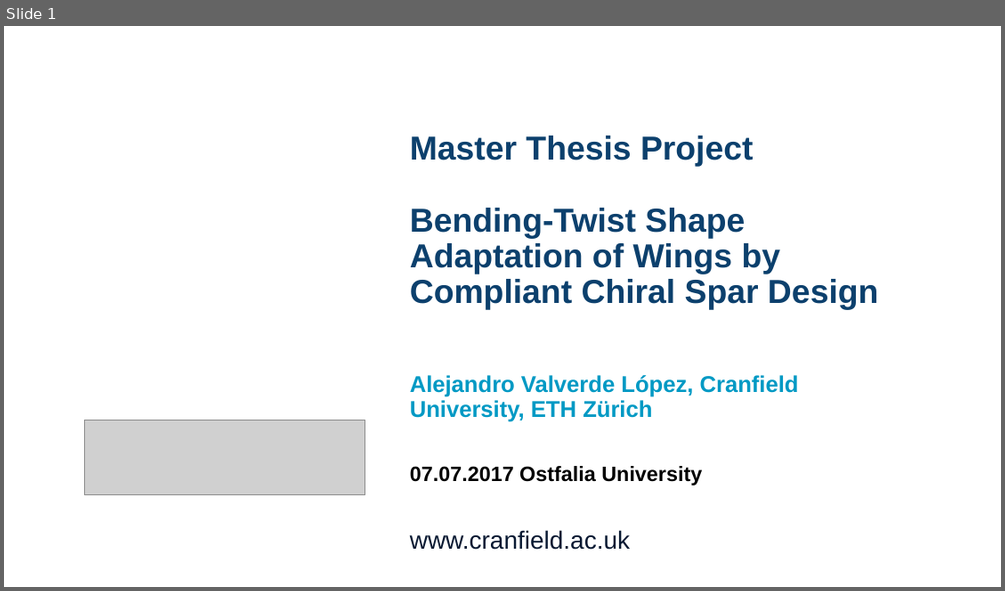
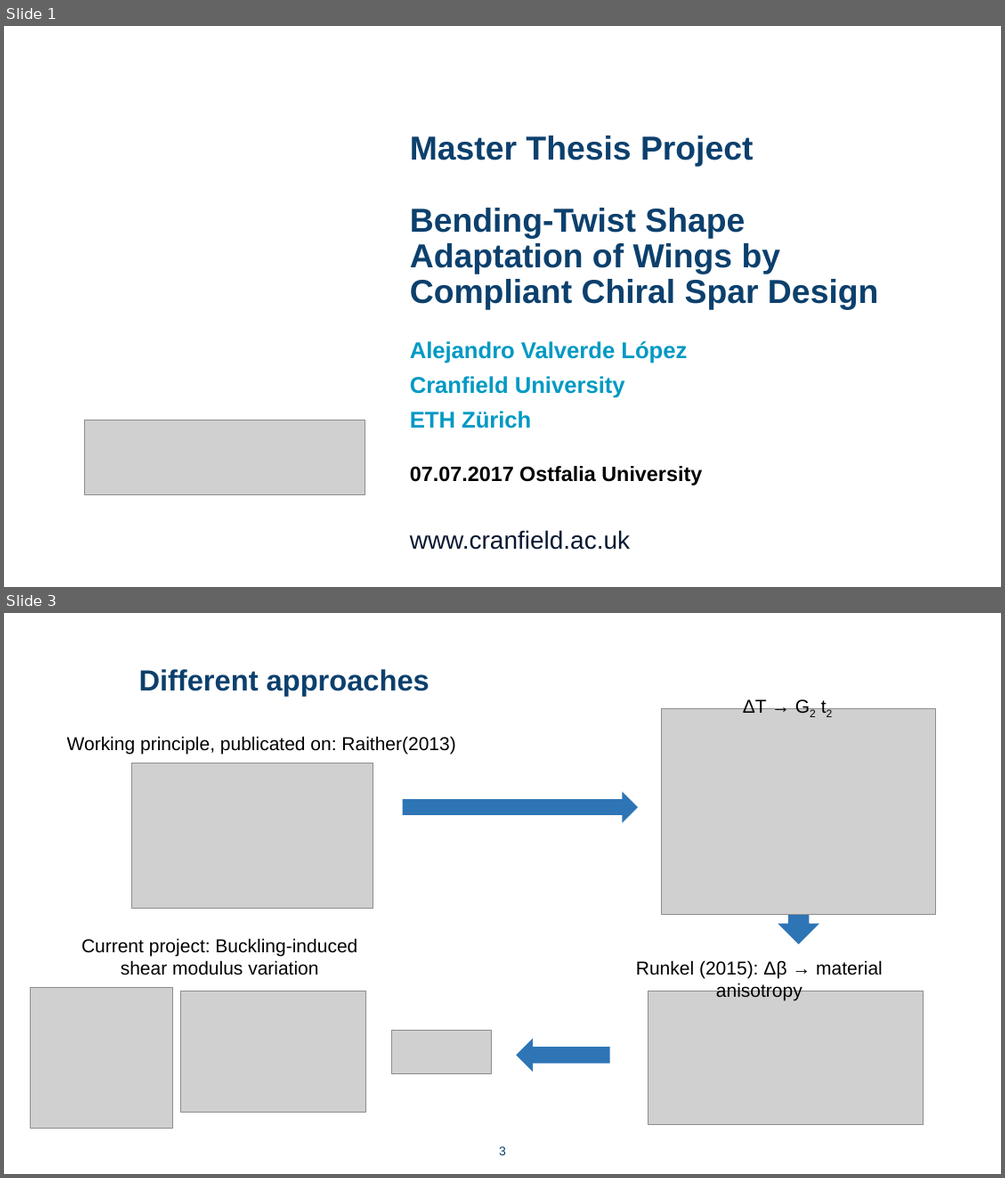
Before and after one commit to AlejandroValverde/presentation, a slide deck: Presentation_OstfaliaUni.pptx. Shown one above the other, each under a label of ours: slide 1 before the commit, slides 1 and 3 after it; the slides between them are not shown. The pictures are 1005x591 and 1005x1178 pixels, drawn with LibreOffice and Linux fonts; fonts in the diff are those of the drawing; grey boxes stand for pictures; background and template pictures are left out. Boxes give left, top, right and bottom in pixels: in the first picture for what was removed or moved away, otherwise in the second. Text is boxed around its words. In the diff, an @@ line names an element or a change of style, - is before the commit and + after.

```diff
--- a/Presentation_OstfaliaUni.pptx
+++ b/Presentation_OstfaliaUni.pptx
@@ slide 3 added at (x1=4, y1=613, x2=1001, y2=1174), background #FFFFFF @@
@@ text added at (x1=139, y1=669, x2=429, y2=696), 28 pt, text #0C406D, bold @@
+Different approaches
@@ picture added at (x1=662, y1=709, x2=936, y2=915) @@
@@ text added at (x1=743, y1=698, x2=767, y2=713), 18 pt, text #000000 @@
+ΔT → G2 t2
@@ text added at (x1=67, y1=736, x2=455, y2=755), 18 pt, text #000000 @@
+Working principle, publicated on: Raither(2013)
@@ picture added at (x1=132, y1=763, x2=373, y2=908) @@
@@ right arrow added at (x1=403, y1=792, x2=638, y2=823), fill #2E75B6 @@
@@ right arrow added at (x1=777, y1=885, x2=819, y2=945), fill #2E75B6 @@
@@ text added at (x1=81, y1=938, x2=357, y2=975), 18 pt, text #000000 @@
+Current project: Buckling-induced shear modulus variation
@@ text added at (x1=636, y1=960, x2=882, y2=1001), 18 pt, text #000000 @@
+Runkel (2015): Δβ → material anisotropy
@@ picture added at (x1=30, y1=988, x2=172, y2=1127) @@
@@ picture added at (x1=180, y1=991, x2=366, y2=1112) @@
@@ picture added at (x1=647, y1=991, x2=923, y2=1125) @@
@@ picture added at (x1=392, y1=1030, x2=492, y2=1074) @@
@@ right arrow added at (x1=517, y1=1038, x2=610, y2=1071), fill #2E75B6 @@
@@ page number added at (x1=499, y1=1146, x2=506, y2=1155), 12 pt, text #0C406D @@
+3
@@ slide 1 changed as well @@
@@ text at (x1=410, y1=341, x2=687, y2=428): text changed @@
-Alejandro Valverde López, Cranfield University, ETH Zürich
+Alejandro Valverde López
+Cranfield University
+ETH Zürich
```
Also in this commit, not shown: 9 other slides added, 1 slide removed, 5 other files.
